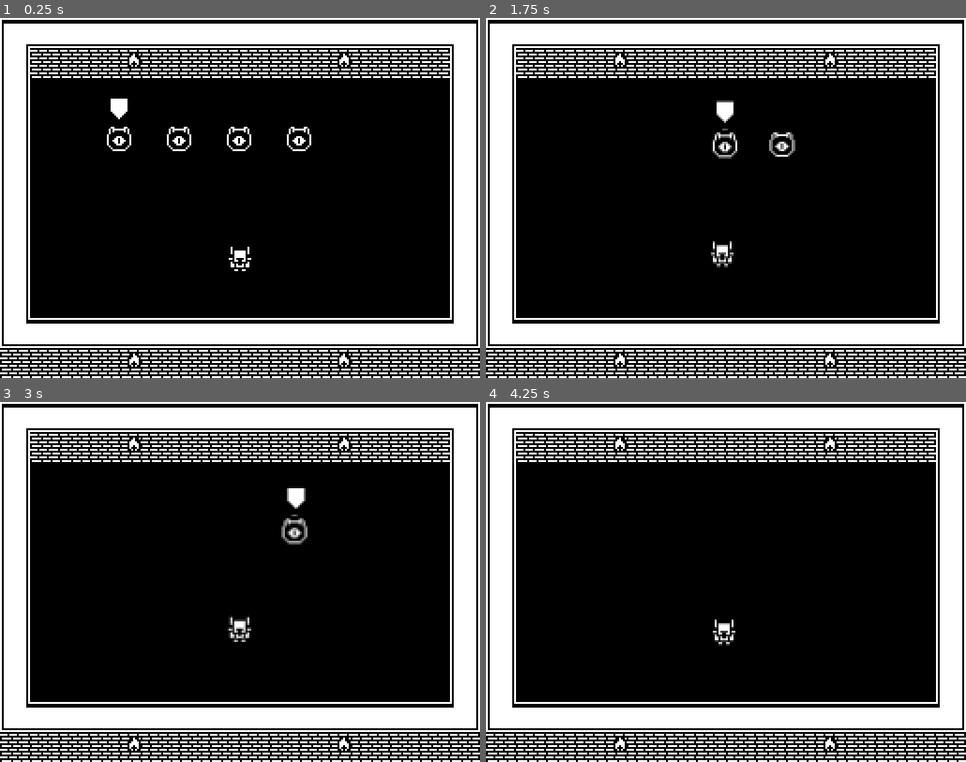
Above: before the commit, frames 1-4 (two rows, left to right).
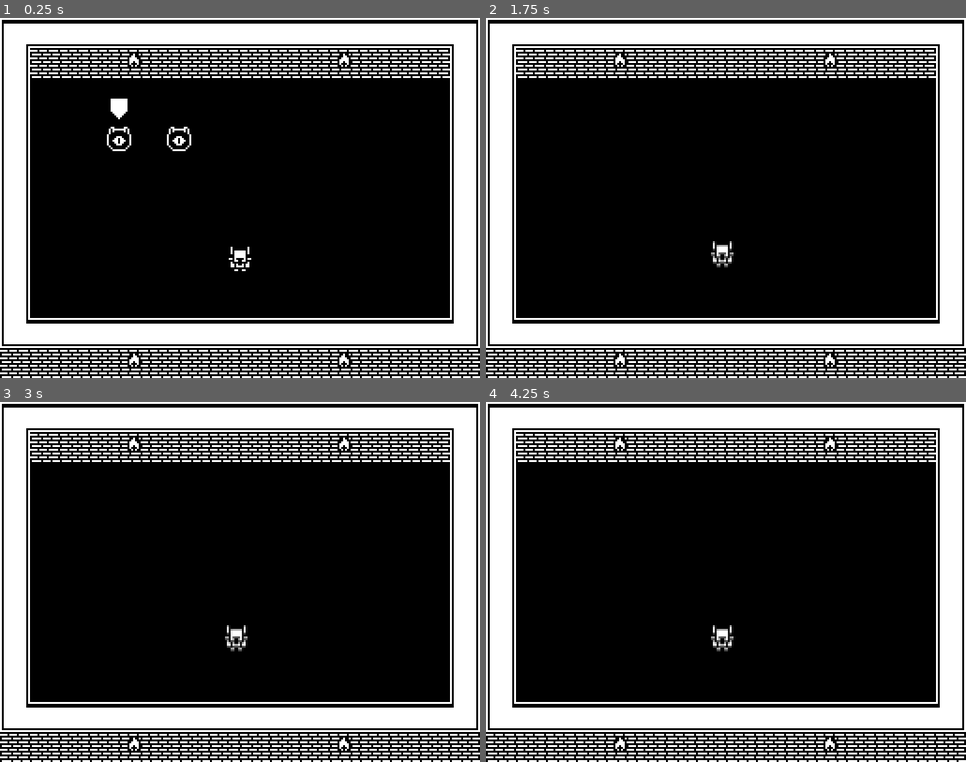
Above: after the commit, the same moments.

Repository: scytail/LiteCrawl2
Game: Godot game, scene res://scenes/game.tscn
Same seed, same stepped clock (60 frames per second), same inputs: the game is played once before the commit and once after it.
Inputs:
- Up to frame 1 (0.25 s): no input
- Up to frame 2 (1.75 s): tap Enter at 0.5 s; hold Space (action) 0.53-1.28 s; tap Space (action) at 1.35 s
- Up to frame 3 (3 s): tap Space (action) at 2, 2.3, 2.85 s; hold Tab (change target) 2.03-2.78 s; tap Enter at 2.75 s
- Up to frame 4 (4.25 s): tap Space (action) at 3.5 s; hold Space (action) from 3.53 s (still down)

The runs differ from the first frame. In frame 1, 0.3% of the frame differs, in the area x 47-65%, y 30-37%; in frame 2, 0.6%; in frame 3, 0.8%, in the area x 46-65%, y 23-70%; in frame 4, 0.3%.
Error after the commit: Cannot call method 'queue_free' on a null value. (res://scripts/manager.gd:109)

Commit message:
Changed code to utilize the grid for room gen
Currently there is probably a bug with the room gen, and some of the
scene data should be internalized. Probably need a new Resource that is
consumed upon generation.

Diff:
--- a/resources/grid/enemy_room_option.gd
+++ b/resources/grid/enemy_room_option.gd
@@ -5,3 +5,33 @@
 var enemy_spawn_range: Vector2i
 @export_range(0,100)
 var cat_spawn_chance: int
+
+var targetables: Array[Targetable] = []
+
+
+## Create stuff in the room
+func generate_targetables():
+	targetables.append_array(_generate_baddies())
+	targetables.append_array(_generate_goodies())
+
+
+## Creates bad stuff in the game
+func _generate_baddies() -> Array[Targetable]:
+	var targetables: Array[Targetable] = []
+	for enemy_counter in range(0, randi_range(enemy_spawn_range.x, enemy_spawn_range.y)):
+		var enemy: Enemy = Enemy.new()
+		enemy.health_points = 1
+		enemy.attack_points = 1
+		targetables.append(enemy)
+
+	return targetables
+
+
+## Creates good stuff in the game
+func _generate_goodies() -> Array[Targetable]:
+	var targetables: Array[Targetable] = []
+	if randi_range(0,99) < cat_spawn_chance:
+		var cat: Targetable = Targetable.new()
+		targetables.append(cat)
+
+	return targetables
--- a/resources/grid/levelGrid.gd
+++ b/resources/grid/levelGrid.gd
@@ -7,5 +7,20 @@
 @export
 var room_options: Array[EnemyRoomOption]
 
-var current_room = -1
-var _room_list: Array[Array] = []
+var current_room_coords = Vector2i()
+var _room_grid: Array[Array] = []
+
+
+func generate_grid():
+	for i in range(0, grid_dimensions.x):
+		_room_grid.append([])
+		for j in range(0, grid_dimensions.y):
+			var selected_room_option = room_options.pick_random()
+
+			# TODO: need a new way to store GENERATED rooms versus their potential options
+			#       This will just reuse the same class instance for every room it's used and keep overwriting itself
+			selected_room_option.generate_targetables()
+			_room_grid[i].append(selected_room_option)
+
+func get_room(room_coords: Vector2i) -> EnemyRoomOption:
+	return _room_grid[room_coords.x][room_coords.y]
--- a/scripts/manager.gd
+++ b/scripts/manager.gd
@@ -15,7 +15,6 @@
 var cat_scene_path: String
 
 var selected_target: int = 0
-var targetables: Array[Targetable] = []
 var player: Player
 
 # -1 is player, everything else is a targetable index
@@ -31,8 +30,9 @@
 	player.attack_points = 1
 	player.scene = $Player
 
-	_spawn_baddies()
-	_spawn_goodies()
+	grid.generate_grid()
+	_spawn_targetable_scenes()
+
 	_update_pointer_selection(0)
 	_move_pointer(selected_target)
 
@@ -44,6 +44,7 @@
 			_update_pointer_selection(1)
 			_move_pointer(selected_target)
 		if event.is_action_pressed("action"):
+			var targetables = grid.get_room(grid.current_room_coords).targetables
 			if (selected_target < 0 || selected_target >= targetables.size()):
 				return
 			_turn_in_progress = _do_targetable_actions(_turn_index)
@@ -51,7 +52,7 @@
 
 ## When able, jumps through the turn order, allowing enemies to do their
 ## animations in the process
-func _process(delta):
+func _process(_delta):
 	if !_turn_in_progress && _turn_index != -1:
 		_turn_in_progress = _do_targetable_actions(_turn_index)
 		# if the action didn't fire, move to the next turn
@@ -62,6 +63,7 @@
 		if _turn_index < 0:
 			current_actor = player
 		else:
+			var targetables = grid.get_room(grid.current_room_coords).targetables
 			current_actor = targetables[_turn_index]
 
 		if current_actor.scene.is_done_animating:
@@ -73,28 +75,21 @@
 	_validate_targetables()
 	_turn_in_progress = false
 	_turn_index += 1
-	if _turn_index >= targetables.size():
+	if _turn_index >= grid.get_room(grid.current_room_coords).targetables.size():
 		_turn_index = -1
 
 
-## Spawns enemies in the game
-func _spawn_baddies():
-	var x_spawn = 64
-	for enemy_counter in range(0, randi_range(enemy_spawn_range.x, enemy_spawn_range.y)):
-		var enemy: Enemy = Enemy.new()
-		enemy.health_points = 1
-		enemy.attack_points = 1
-		targetables.append(enemy)
-		_instantiate_scene(enemy, enemy_scene_path, Vector2(x_spawn,64))
-		x_spawn += 32
-
-
-## Spawnms good stuff in the game
-func _spawn_goodies():
-	if randi_range(0,99) < cat_spawn_chance:
-		var cat: Targetable = Targetable.new()
-		targetables.append(cat)
-		_instantiate_scene(cat, cat_scene_path, Vector2(192, 96))
+## Spawns scenes of any targetables in the current room
+func _spawn_targetable_scenes():
+	# TODO: might be better to store the path and maybe the spawn coords
+	#       somehow in the targetable
+	var baddie_x_spawn = 64
+	for targetable in grid.get_room(grid.current_room_coords).targetables:
+		if targetable.type() == "Enemy":
+			_instantiate_scene(targetable, enemy_scene_path, Vector2(baddie_x_spawn, 64))
+			baddie_x_spawn += 32
+		else:
+			_instantiate_scene(targetable, cat_scene_path, Vector2(192, 96))
 
 
 ## Spawns a scene within the game
@@ -108,6 +103,7 @@
 
 ## Handles the logic of moving around the pointer within code
 func _update_pointer_selection(shift_index: int):
+	var targetables = grid.get_room(grid.current_room_coords).targetables
 	if targetables.size() == 0:
 		selected_target = -1
 		$Pointer.queue_free()
@@ -118,6 +114,7 @@
 
 ## Visually moves the pointer around the game based on the code logic
 func _move_pointer(index: int):
+	var targetables = grid.get_room(grid.current_room_coords).targetables
 	if targetables.size() <= index || index < 0:
 		return
 	$Pointer.position = targetables[index].scene.position - Vector2(0, 16)
@@ -126,6 +123,7 @@
 ## Fires off the action sequence for a character, returning whether
 ## the action fired successfully or not
 func _do_targetable_actions(turn_index) -> bool:
+	var targetables = grid.get_room(grid.current_room_coords).targetables
 	if turn_index >= targetables.size():
 		return false
 
@@ -148,11 +146,11 @@
 		# TODO: end game
 		player.scene.queue_free()
 
-	for targetable: Targetable in targetables:
+	for targetable: Targetable in grid.get_room(grid.current_room_coords).targetables:
 		if targetable.type() == "Enemy":
 			if targetable.health_points <= 0:
 				targetable.scene.queue_free()
-				targetables.erase(targetable)
+				grid.get_room(grid.current_room_coords).targetables.erase(targetable)
 
 				# Update cursor
 				_update_pointer_selection(0)
